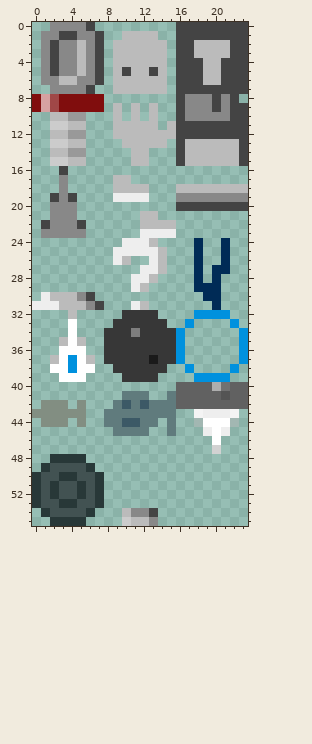
Two states of a pixel-art sprite, assets/img/objects.png. That is the earlier state.
The file is 24x56 pixels. Pixels under 10% opacity are left out. Colours within 5 levels of each other are drawn and written as one.
After the commit:
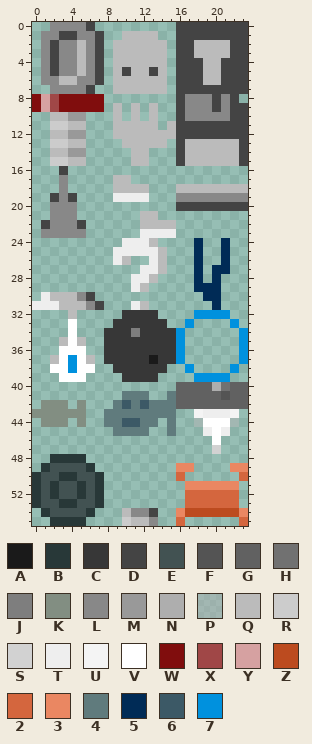
Palette (. is transparent): A #1a1a1a  B #283838  C #373737  D #444444  E #425252  F #545454  G #616161  H #717171  J #7e7e7e  K #828e82  L #888888  M #999999  N #aeaeae  P #b0b0b077  Q #bbbbbb  R #cccccc  S #d2d2d2  T #eeeeee  U #f4f4f4  V #ffffff  W #800d0d  X #a04747  Y #d6a1a1  Z #bc4b1f  2 #d4663e  3 #ea8762  4 #607b7d  5 #002b56  6 #3c5966  7 #0091de
Difference:
Changed rows in their new state; - is an unchanged pixel.
first column x 16:
49 33----33
50 2------2
51 -333333-
52 -222222-
53 -222222-
54 3ZZZZZZ3
55 2------2
Boxes around the changes in both pictures, in picture pixels (x1, y1, x2, y2):
added: (176, 463, 248, 526)
